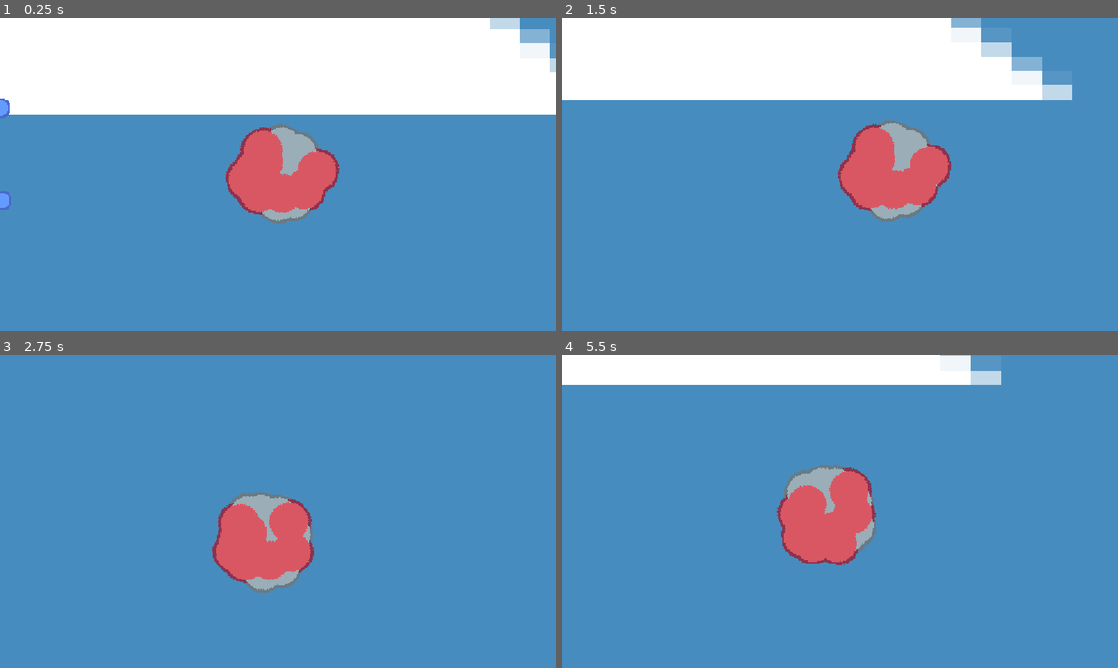
Above: before the commit, frames 1-4 (two rows, left to right).
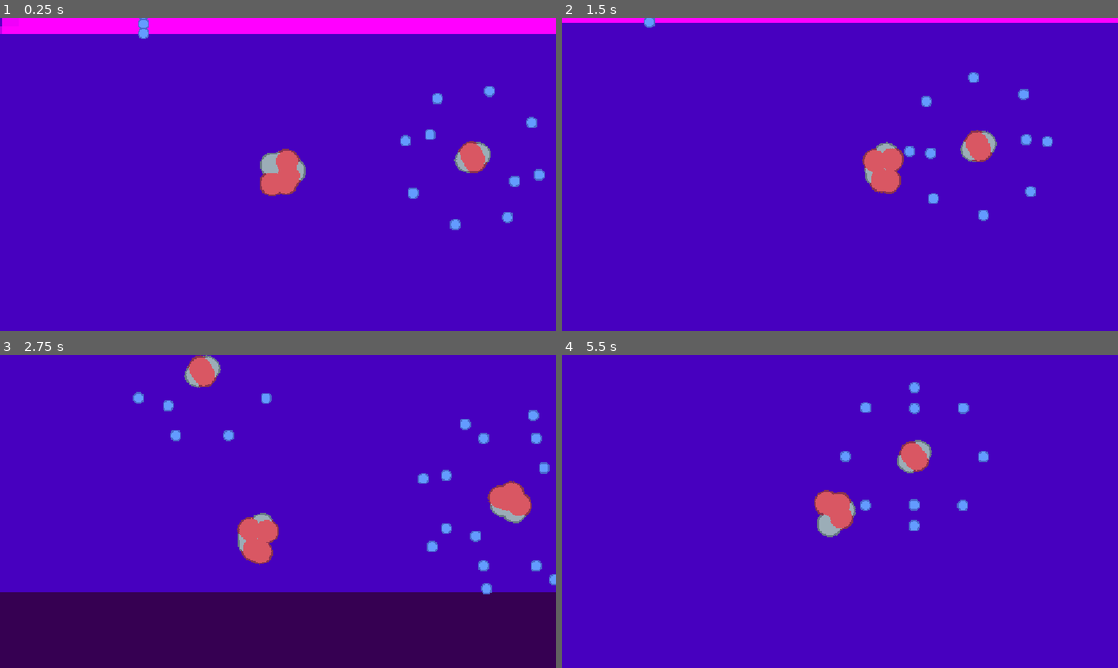
Above: after the commit, the same moments.

Repository: Green4TFG/atom-revolution
Game: Godot game, scene res://levels/level.tscn
Same seed, same stepped clock (60 frames per second), same inputs: the game is played once before the commit and once after it. The engine's default icon, where the game draws it, is replaced by a stand-in: a white triangle on a blue panel in a dark square.
Inputs (mouse positions are in pixels of both pictures, inside the frame that each line leads up to):
- Up to frame 1 (0.25 s): no input
- Up to frame 2 (1.5 s): move the mouse to (962, 158) at 0.52 s; hold Right (right) 0.53-1.28 s; move the mouse to (728, 190) at 1.27 s; hold Down (down) from 1.28 s (still down)
- Up to frame 3 (2.75 s): move the mouse to (333, 442) at 2.02 s; release Down (down) at 2.03 s; hold Right (right) from 2.03 s (still down)
- Up to frame 4 (5.5 s): move the mouse to (812, 574) at 2.77 s; release Right (right) at 2.78 s; hold Up (up) 2.78-3.53 s; move the mouse to (1006, 558) at 3.52 s; hold Left (left) 3.53-5.03 s; move the mouse to (673, 464) at 4.27 s; move the mouse to (867, 511) at 5.02 s; hold Down (down) from 5.03 s (still down)

The runs differ from the first frame. In frame 1, 100% of the frame differs, in the area x 0-100%, y 0-100%; in frame 2, 99%; in frame 3, 99%; in frame 4, 100%.

Commit message:
woah enemies (i had to rewriteEVEYRthING)

Diff:
--- a/electron/electron_visual.gd
+++ b/electron/electron_visual.gd
@@ -1,8 +1,8 @@
 extends Sprite2D
 
-const RING_SIZE = 30
-const FIRST_RING = 40
+@onready var hitbox: Area2D = $hitbox
 
+var parent = null
 var ring = 0;
 var true_number = 0;
 var number = 0;
@@ -14,8 +14,8 @@
 	pass
 
 func calc_vector():
-	var distance = (ring+1)*(RING_SIZE) + FIRST_RING
-	var section_size = (2 * PI)/Globals.RING_COUNTS[ring]
+	var distance = (ring+1)*(Globals.RING_SIZE) + Globals.FIRST_RING
+	var section_size = (2 * PI)/parent.ring_counts[ring]
 	myVector = Vector2(distance,0).rotated(section_size*(number))
 
 # Called every frame. 'delta' is the elapsed time since the previous frame.
--- a/electron/electron_visual.tscn
+++ b/electron/electron_visual.tscn
@@ -7,6 +7,8 @@
 [sub_resource type="ShaderMaterial" id="ShaderMaterial_17lfe"]
 shader = ExtResource("3_ti3ud")
 shader_parameter/thick = 2.0
+
+[sub_resource type="CircleShape2D" id="CircleShape2D_kva35"]
 
 [node name="electron visual" type="Sprite2D" unique_id=1724217778]
 z_index = 1
@@ -18,3 +20,10 @@
 z_index = -1
 material = SubResource("ShaderMaterial_17lfe")
 texture = ExtResource("1_cxh5r")
+
+[node name="hitbox" type="Area2D" parent="." unique_id=542498412]
+collision_layer = 16
+collision_mask = 16
+
+[node name="CollisionShape2D" type="CollisionShape2D" parent="hitbox" unique_id=1870486098]
+shape = SubResource("CircleShape2D_kva35")
--- a/enemy.gd
+++ b/enemy.gd
@@ -2,26 +2,30 @@
 
 const ELECTRON_VISUAL = preload("uid://bgah8wptarpd")
 @onready var electron_folder: Node2D = $"electron folder"
+const PROTON_VISUAL = preload("uid://c8pb1unl7wj75")
+const NUETRON_VISUAL = preload("uid://dh7o14qbgck7t")
+const NUCLEI = preload("uid://xv7ycaa57amx")
+@onready var nuclei_folder: Node2D = $"nuclei folder"
 
+const electrons = [[2,8],[2,8,8],[2,8,18,8],[2,8,18,18,8],[2,8,18,32,18,8],[2,8,18,32,32,18,8]]
+const protons = [2, 4, 6, 9, 21, 30]
+const nuetrons = [2, 4, 7, 12, 33, 44]
 
-@export var ring_counts = [2,8]
+@export var element = 1
+var ring_counts = electrons[element-1]
 var total_electrons = ring_counts.reduce(sum, 0)
 var rings = 0
+var ring_sums = []
 
 
 func _ready() -> void:
+
+	ring_counts = electrons[element-1]
+	for i in ring_counts.size() :
+		ring_sums.append( ring_counts.slice(0,i+1).reduce(sum,0))
+	add_nuclei()
 	total_electrons = ring_counts.reduce(sum, 0)
-	for electron_num in total_electrons+1:
-		var electron = ELECTRON_VISUAL.instantiate()
-		rings = Globals.find_ring(electron_num)
-		electron.global_position = global_position
-		electron.ring = rings
-		electron.true_number = electron_num
-		electron.number = electron_num - 1 - ((ring_counts.slice(0,rings - 1)).reduce(sum,0)  if rings > 0 else 0)
-		electron.calc_vector()
-
-		electron_folder.add_child(electron)
-		update_electrons()
+	add_electrons()
 
 func update_electrons():
 	for child in electron_folder.get_children():
@@ -30,3 +34,41 @@
 
 func sum(accum, number):
 	return accum + number
+
+func add_electrons():
+	for electron_num in range(total_electrons+1):
+		var electron = ELECTRON_VISUAL.instantiate()
+		electron.parent = self
+		rings = Globals.find_ring(electron_num, ring_sums)
+		electron.global_position = global_position
+		electron.ring = rings
+		electron.true_number = electron_num
+		print(rings)
+		electron.number = electron_num - 1 - ((ring_counts.slice(0,rings - 1)).reduce(sum,0)  if rings > 0 else 0)
+		electron.calc_vector()
+
+		electron_folder.add_child(electron)
+		update_electrons()
+
+
+func add_nuclei():
+	#creates nuetrons
+	var neutronNum = nuetrons[element-1]
+	for i in range(neutronNum):
+		var nuetron = NUETRON_VISUAL.instantiate();
+		var rigidbody = NUCLEI.instantiate()
+		rigidbody.parent = self
+		rigidbody.add_child(nuetron)
+		rigidbody.position = Vector2(randf_range(-10,10),randf_range(-10,10))
+		nuetron.position = Vector2(0,0)
+		nuclei_folder.add_child(rigidbody)
+	#creates protons
+	var protonNum = protons[element-1]
+	for i in range(protonNum):
+		var proton = PROTON_VISUAL.instantiate();
+		var rigidbody = NUCLEI.instantiate()
+		rigidbody.parent = self
+		rigidbody.add_child(proton)
+		rigidbody.position = Vector2(randf_range(-10,10),randf_range(-10,10))
+		proton.position = Vector2(0,0)
+		nuclei_folder.add_child(rigidbody)
--- a/enemy/enemy.tscn
+++ b/enemy/enemy.tscn
@@ -6,9 +6,14 @@
 radius = 23.086792
 
 [node name="enemy" type="RigidBody2D" unique_id=276251561]
+collision_layer = 4
+collision_mask = 3
+linear_damp = 2.0
 script = ExtResource("1_2mvqj")
 
 [node name="electron folder" type="Node2D" parent="." unique_id=730489652]
 
 [node name="CollisionShape2D" type="CollisionShape2D" parent="." unique_id=979532970]
 shape = SubResource("CircleShape2D_ri1ak")
+
+[node name="nuclei folder" type="Node2D" parent="." unique_id=573905736]
--- a/globals.gd
+++ b/globals.gd
@@ -1,12 +1,16 @@
 extends Node
 
+const RING_SIZE = 30
+const FIRST_RING = 40
 
 var player
 var rings = 0.0
 
-var RING_COUNTS = [2, 8, 18, 8] #UPDATE THIS BASED ON DIFFICULTY
-var ELEMENT = 4 #1 is Helium, 5 is Radon
+const ELECTRON_COUNTS = [[2,8],[2,8,8],[2,8,18,8],[2,8,18,18,8],[2,8,18,32,18,8],[2,8,18,32,32,18,8]]
 
+
+var ELEMENT = 2 #1 is Helium, 5 is Radon
+var RING_COUNTS = ELECTRON_COUNTS[ELEMENT-1]
 var RING_SUMS = []
 
 func _ready() -> void:
@@ -14,9 +18,9 @@
 		RING_SUMS.append( RING_COUNTS.slice(0,i+1).reduce(sum,0))
 
 
-func find_ring(electron_num: float):
-	for i in RING_SUMS.size() :
-		if(electron_num - RING_SUMS[i] < 1):
+func find_ring(electron_num: float,ring_array):
+	for i in ring_array.size() :
+		if(electron_num - ring_array[i] < 1):
 			return float(i)
 
 
--- a/levels/level.tscn
+++ b/levels/level.tscn
@@ -12,12 +12,13 @@
 script = ExtResource("5_safpt")
 
 [node name="Icon" type="Sprite2D" parent="." unique_id=1958089824]
+modulate = Color(1, 0, 1, 1)
 position = Vector2(-10.000122, 61.99997)
 scale = Vector2(24.976563, 11.859376)
 texture = ExtResource("2_hjsbj")
 
 [node name="player" parent="." unique_id=65502379 instance=ExtResource("1_80vhd")]
-position = Vector2(189, 135)
+position = Vector2(-84, 289)
 
 [node name="electron" parent="." unique_id=787043017 instance=ExtResource("4_5mrsh")]
 position = Vector2(-284, -41)
@@ -48,10 +49,64 @@
 gravity_scale = 0.0
 
 [node name="enemy2" parent="." unique_id=276251561 instance=ExtResource("5_gjl0y")]
-position = Vector2(-233, 231)
+position = Vector2(644, 454)
 gravity_scale = 0.0
-ring_counts = [2, 8, 18, 8]
+element = 2
 
 [node name="enemy" parent="." unique_id=897077428 instance=ExtResource("5_gjl0y")]
-position = Vector2(-133, 120)
+position = Vector2(198, 265)
 gravity_scale = 0.0
+
+[node name="electron8" parent="." unique_id=1411004449 instance=ExtResource("4_5mrsh")]
+position = Vector2(-284, -41)
+gravity_scale = 0.0
+
+[node name="electron9" parent="." unique_id=759181578 instance=ExtResource("4_5mrsh")]
+position = Vector2(-135, -57)
+gravity_scale = 0.0
+
+[node name="electron10" parent="." unique_id=1243339737 instance=ExtResource("4_5mrsh")]
+position = Vector2(-279, 64)
+gravity_scale = 0.0
+
+[node name="electron11" parent="." unique_id=51033489 instance=ExtResource("4_5mrsh")]
+position = Vector2(-280, -132)
+gravity_scale = 0.0
+
+[node name="electron12" parent="." unique_id=1293713093 instance=ExtResource("4_5mrsh")]
+position = Vector2(-434, 7)
+gravity_scale = 0.0
+
+[node name="electron13" parent="." unique_id=209280415 instance=ExtResource("4_5mrsh")]
+position = Vector2(-434, 7)
+gravity_scale = 0.0
+
+[node name="electron14" parent="." unique_id=1772031148 instance=ExtResource("4_5mrsh")]
+position = Vector2(-434, 7)
+gravity_scale = 0.0
+
+[node name="electron15" parent="." unique_id=1467213488 instance=ExtResource("4_5mrsh")]
+position = Vector2(-284, -41)
+gravity_scale = 0.0
+
+[node name="electron16" parent="." unique_id=1812152560 instance=ExtResource("4_5mrsh")]
+position = Vector2(-135, -57)
+gravity_scale = 0.0
+
+[node name="electron17" parent="." unique_id=428916366 instance=ExtResource("4_5mrsh")]
+position = Vector2(-279, 64)
+gravity_scale = 0.0
+
+[node name="enemy3" parent="." unique_id=1987640203 instance=ExtResource("5_gjl0y")]
+position = Vector2(644, 39)
+gravity_scale = 0.0
+element = 3
+
+[node name="enemy4" parent="." unique_id=1777840627 instance=ExtResource("5_gjl0y")]
+position = Vector2(1124, 204)
+gravity_scale = 0.0
+element = 4
+
+[node name="electron18" parent="." unique_id=1831759373 instance=ExtResource("4_5mrsh")]
+position = Vector2(-279, 64)
+gravity_scale = 0.0
--- a/player/nuclei.gd
+++ b/player/nuclei.gd
@@ -1,6 +1,10 @@
 extends RigidBody2D
 
 const PULL_FORCE = 400000
+var parent = null
+
+
 
 func _physics_process(delta: float) -> void:
-	apply_central_force(global_position.direction_to(Globals.player.global_position) * PULL_FORCE * delta)
+	if(parent):
+		apply_central_force(global_position.direction_to(parent.global_position) * PULL_FORCE * delta)
--- a/player/nuclei.tscn
+++ b/player/nuclei.tscn
@@ -7,7 +7,7 @@
 
 [node name="nuclei" type="RigidBody2D" unique_id=683192422]
 collision_layer = 8
-collision_mask = 10
+collision_mask = 11
 gravity_scale = 0.0
 linear_damp = 8.0
 script = ExtResource("1_vaa6w")
--- a/player/player.gd
+++ b/player/player.gd
@@ -3,12 +3,15 @@
 @onready var electron_folder: Node2D = $"electron folder"
 @onready var nuclei_folder: Node2D = $"nuclei folder"
 @onready var camera: Camera2D = $Camera2D
+@onready var electron_pickup: RayCast2D = $RayCast2D
 
-const ZOOM_RATIOS = [2.5,1.9,1.4,1.15,0.9,0.75,0.5,0.25]
+
+
+const ZOOM_RATIOS = [2,1.5,1.2,1,0.8,0.5,0.3,0.2]
 
 const PULL_FORCE = 10000
 
-const ROT_SPEED = 3.0
+const ROT_SPEED = 2.0
 
 const SPEED = 500
 const JUMP_VELOCITY = -400.0
@@ -21,9 +24,12 @@
 
 const NUCLEI = preload("uid://xv7ycaa57amx")
 const PROTON_VISUAL = preload("uid://c8pb1unl7wj75")
-const protons = [2, 4, 6, 9, 21]
+const protons = [2, 4, 6, 9, 21, 30]
 const NUETRON_VISUAL = preload("uid://dh7o14qbgck7t")
-const nuetrons = [2, 4, 7, 12, 33]
+const nuetrons = [2, 4, 7, 12, 33, 44]
+
+var ring_counts = Globals.RING_COUNTS
+var ring_size = Globals.RING_SIZE
 
 func _ready() -> void:
 	Globals.player = self
@@ -40,23 +46,29 @@
 	velocity.y *= FRICTION
 
 	degrees +=  ROT_SPEED * delta
-	camera.zoom = Vector2(ZOOM_RATIOS[Globals.rings]/(1+(Globals.ELEMENT/5)),ZOOM_RATIOS[Globals.rings]/(1+(Globals.ELEMENT/5)))
+	camera.zoom = Vector2(ZOOM_RATIOS[Globals.rings]/(1+(Globals.ELEMENT/5.0)),ZOOM_RATIOS[Globals.rings]/(1+(Globals.ELEMENT/5.0)))
+
+	electron_pickup.target_position.x = (Globals.rings+2) * Globals.RING_SIZE + Globals.FIRST_RING
+	electron_pickup.look_at(get_global_mouse_position())
 
 	move_and_slide()
 
 func add_electron():
 	electron_num+=1
-	Globals.rings = Globals.find_ring(electron_num)
+	Globals.rings = Globals.find_ring(electron_num, Globals.RING_SUMS)
 	var electron = ELECTRON_VISUAL.instantiate()
+	electron.parent = self
 	electron.global_position = global_position
 	electron.ring = Globals.rings
 	electron.true_number = electron_num
 	electron.number = electron_num - 1 - ((Globals.RING_COUNTS.slice(0,Globals.rings - 1)).reduce(sum,0)  if Globals.rings > 0 else 0)
 	electron.calc_vector()
+	electron.get_node("hitbox").collision_layer = 6
+	electron.get_node("hitbox").collision_mask = 6
 
 	electrons.append(electron)
 
-	electron_folder.add_child(electron)
+	electron_folder.call_deferred("add_child", electron)
 	update_electrons()
 
 func update_electrons():
@@ -72,6 +84,7 @@
 	for i in range(nuetronNum):
 		var nuetron = NUETRON_VISUAL.instantiate();
 		var rigidbody = NUCLEI.instantiate()
+		rigidbody.parent = self
 		rigidbody.add_child(nuetron)
 		rigidbody.position = Vector2(randf_range(-10,10),randf_range(-10,10))
 		nuetron.position = Vector2(0,0)
@@ -81,6 +94,7 @@
 	for i in range(protonNum):
 		var proton = PROTON_VISUAL.instantiate();
 		var rigidbody = NUCLEI.instantiate()
+		rigidbody.parent = self
 		rigidbody.add_child(proton)
 		rigidbody.position = Vector2(randf_range(-10,10),randf_range(-10,10))
 		proton.position = Vector2(0,0)
--- a/player/player.tscn
+++ b/player/player.tscn
@@ -23,3 +23,9 @@
 script = ExtResource("3_g1dw6")
 
 [node name="nuclei folder" type="Node2D" parent="." unique_id=170725851]
+
+[node name="RayCast2D" type="RayCast2D" parent="." unique_id=1265883342]
+target_position = Vector2(0, 0)
+collision_mask = 16
+collide_with_areas = true
+collide_with_bodies = false
--- a/project.godot
+++ b/project.godot
@@ -56,6 +56,9 @@
 2d_physics/layer_1="world"
 2d_physics/layer_2="player"
 2d_physics/layer_3="objects"
+2d_physics/layer_4="nucleus"
+2d_physics/layer_5="enemy electrons"
+2d_physics/layer_6="player electrons"
 
 [physics]
 
